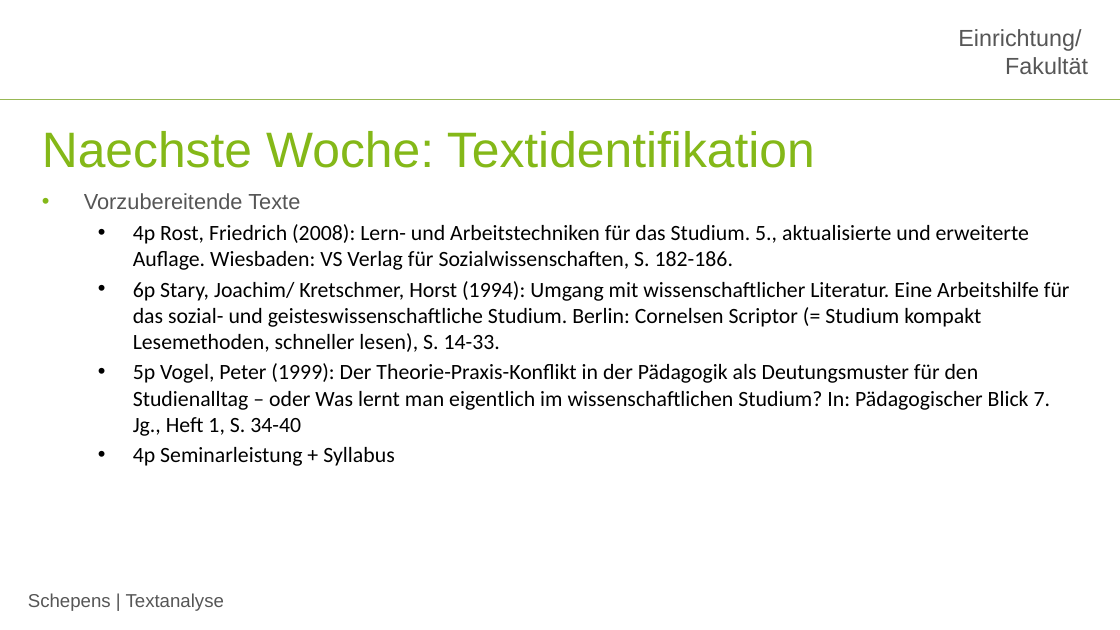
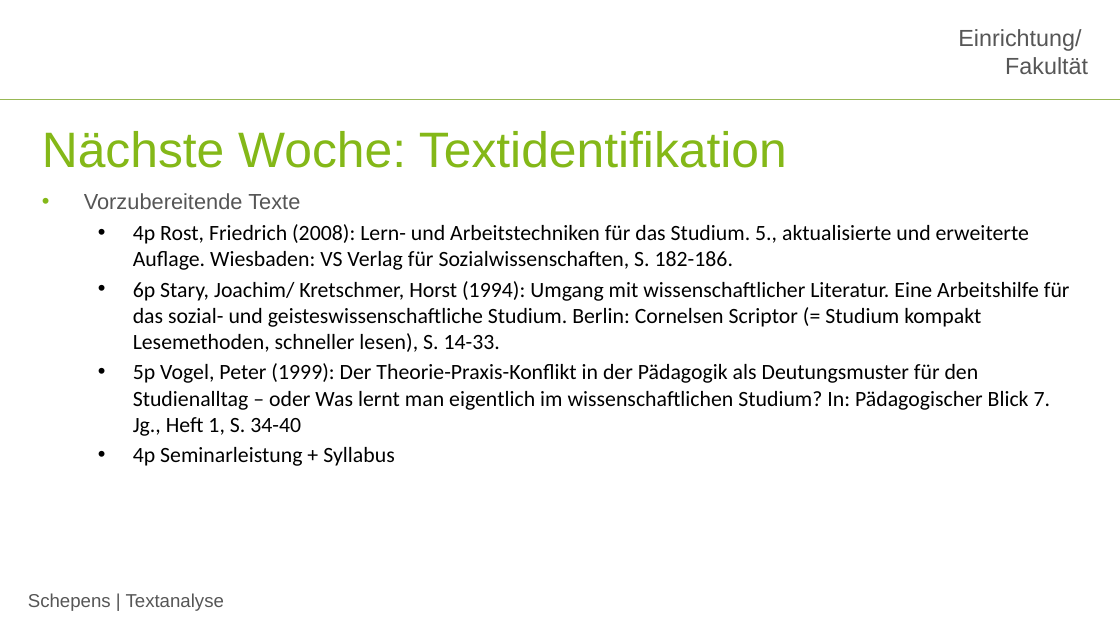
Before and after one commit to jobschepens/Textanalyse, a slide deck: slide 15 of folien/week1.pptx. Drawn at 1120x630 pixels with LibreOffice and Linux fonts; fonts in the diff are those of the drawing; background and template pictures are left out. Boxes give left, top, right and bottom in pixels: in the first picture for what was removed or moved away, otherwise in the second. Text is boxed around its words. In the diff, an @@ line names an element or a change of style, - is before the commit and + after.

```diff
--- a/folien/week1.pptx
+++ b/folien/week1.pptx
@@ title at (42,131,787,168): text changed @@
-Naechste Woche: Textidentifikation
+Nächste Woche: Textidentifikation
```
Also in this commit, not shown: 4 other slides changed, 4 other files.
